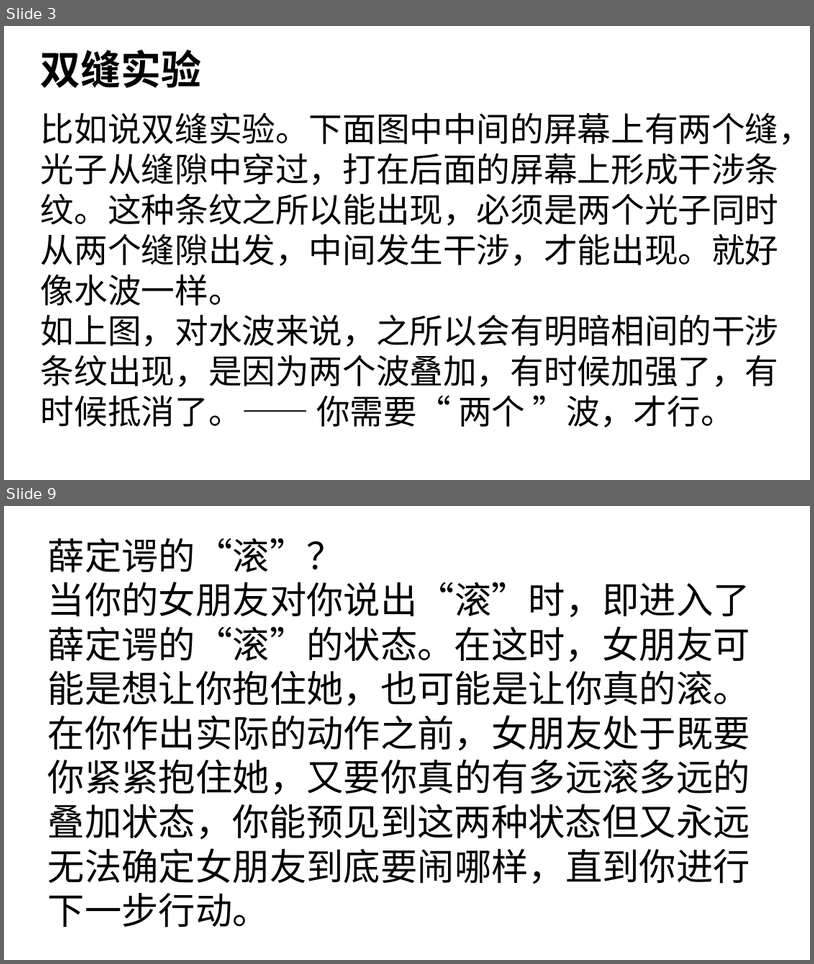
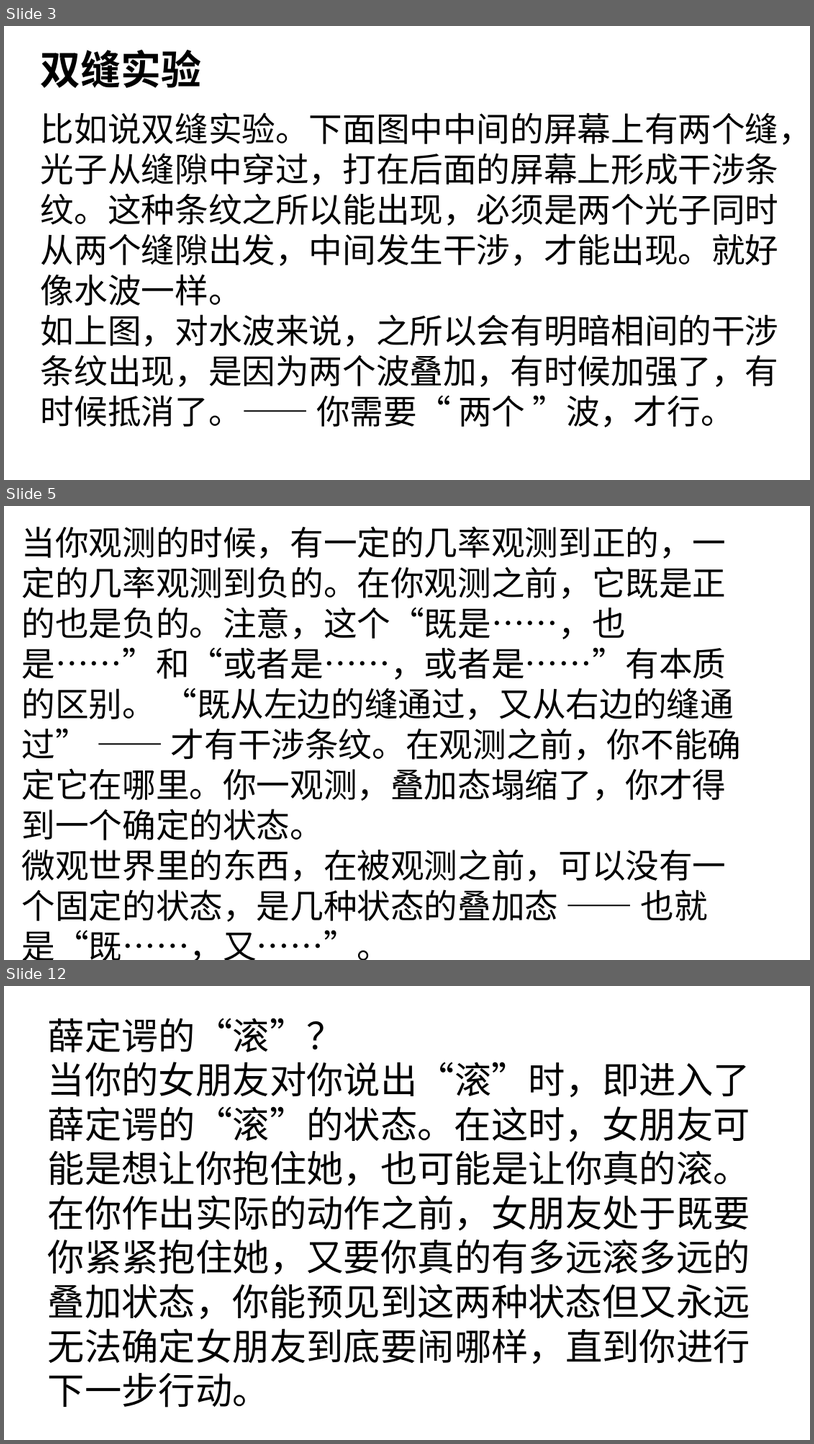
Before and after one commit to FredJiangFei/MyDocuments, a slide deck: 其他/薛定谔的猫/薛定谔的猫 - 副本.pptx. Shown one above the other, each under a label of ours: slides 3 and 9 before the commit, slides 3, 5 and 12 after it; the slides between them are not shown. The pictures are 814x964 and 814x1444 pixels, drawn with LibreOffice and Linux fonts; fonts in the diff are those of the drawing. Boxes give left, top, right and bottom in pixels: in the first picture for what was removed or moved away, otherwise in the second. Text is boxed around its words. In the diff, an @@ line names an element or a change of style, - is before the commit and + after.

```diff
--- a/其他/薛定谔的猫/薛定谔的猫 - 副本.pptx
+++ b/其他/薛定谔的猫/薛定谔的猫 - 副本.pptx
@@ slide 5 added at [4, 506, 810, 960], background #FFFFFF @@
@@ text added at [22, 526, 742, 960], 40 pt, text #000000 @@
+当你观测的时候，有一定的几率观测到正的，一定的几率观测到负的。在你观测之前，它既是正的也是负的。注意，这个“既是……，也是……”和“或者是……，或者是……”有本质的区别。 “既从左边的缝通过，又从右边的缝通过” —— 才有干涉条纹。在观测之前，你不能确定它在哪里。你一观测，叠加态塌缩了，你才得到一个确定的状态。
+微观世界里的东西，在被观测之前，可以没有一个固定的状态，是几种状态的叠加态 —— 也就是“既……，又……”。
@@ what was slide 9 is now slide 12 @@
```
Also in this commit, not shown: 7 slides changed, 2 other slides added.
